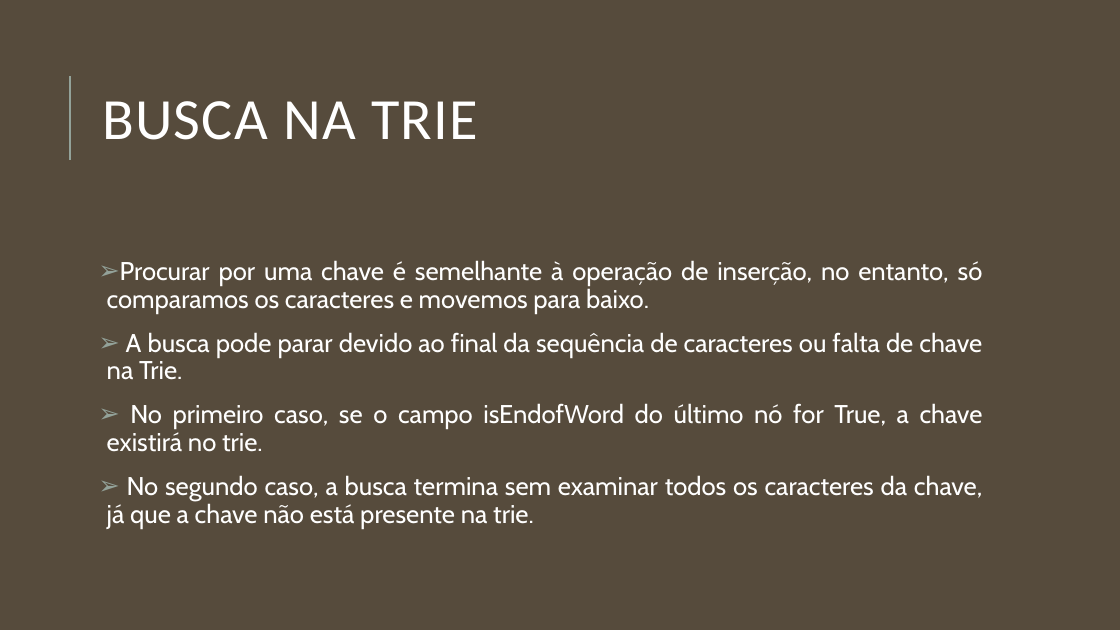
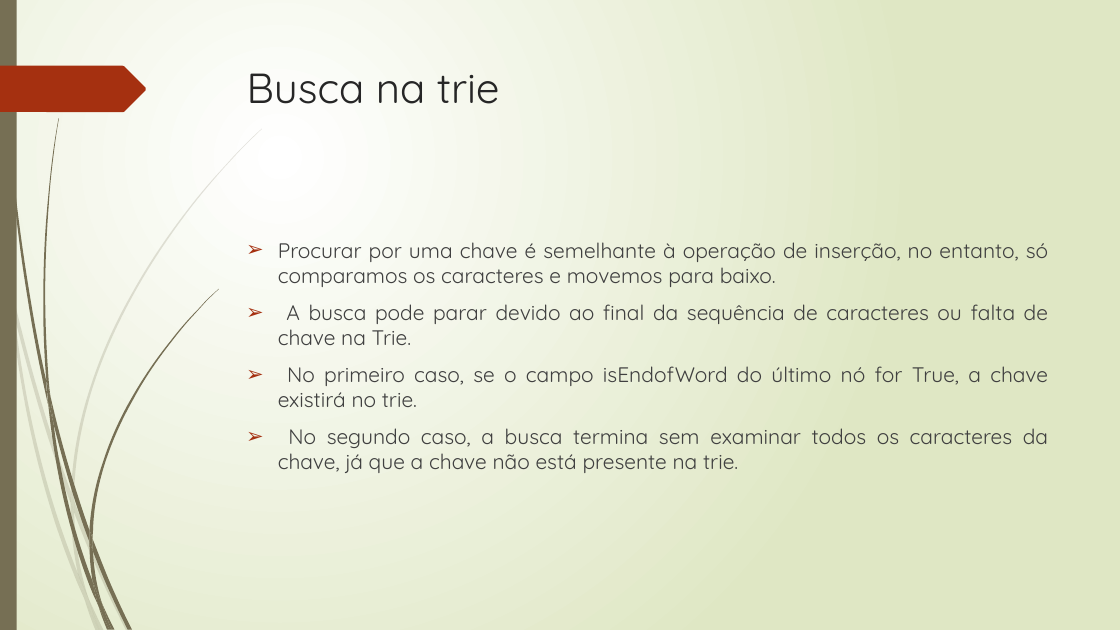
Before and after one commit to CryptoHBP/Trie, a slide deck: slide 6 of TRIE.pptm (slide 10 before the commit). Drawn at 1120x630 pixels with LibreOffice and Linux fonts; fonts in the diff are those of the drawing. Boxes give left, top, right and bottom in pixels: in the first picture for what was removed or moved away, otherwise in the second. Text is boxed around its words. In the diff, an @@ line names an element or a change of style, - is before the commit and + after.

```diff
--- a/TRIE.pptm
+++ b/TRIE.pptm
@@ background #564B3C to gradient #FFFFFF to #DFE8C4 @@
@@ rectangle added at <box>0,0,17,630</box>, fill #766F54 @@
@@ title "Busca na trie" at <box>247,73,500,104</box>: vertical alignment middle to top @@
@@ freeform shape added at <box>0,66,146,112</box>, fill #A53010 @@
@@ line removed from (70, 160) to (70, 76) @@
@@ title at <box>247,73,500,104</box>: text changed; size 50 to 36 pt; font Calibri to Quicksand; text colour #FFFFFF to #262626 @@
-BUSCA NA TRIE
+Busca na trie
@@ text "Procurar por uma chave é ...": place and size @@
-text "Procurar por uma chave é ..." at <box>107,260,983,529</box>
+text "Procurar por uma chave é ..." at <box>278,242,1048,473</box>
@@ text "Procurar por uma chave é ..." at <box>278,242,1048,473</box>: size 22 to 18 pt, font Cabin to Quicksand, text colour #FFFFFF to #404040; indent changed; line spacing 0.9 to 1; less space between paragraphs; bullet colour #93A299 to #A53010 @@
@@ group added at <box>0,129,262,630</box>: 10 freeform shapes @@
@@ group added at <box>3,0,218,630</box>: 12 freeform shapes @@
```
Also in this commit, not shown: 8 other slides changed, 4 slides removed, 1 other file.
